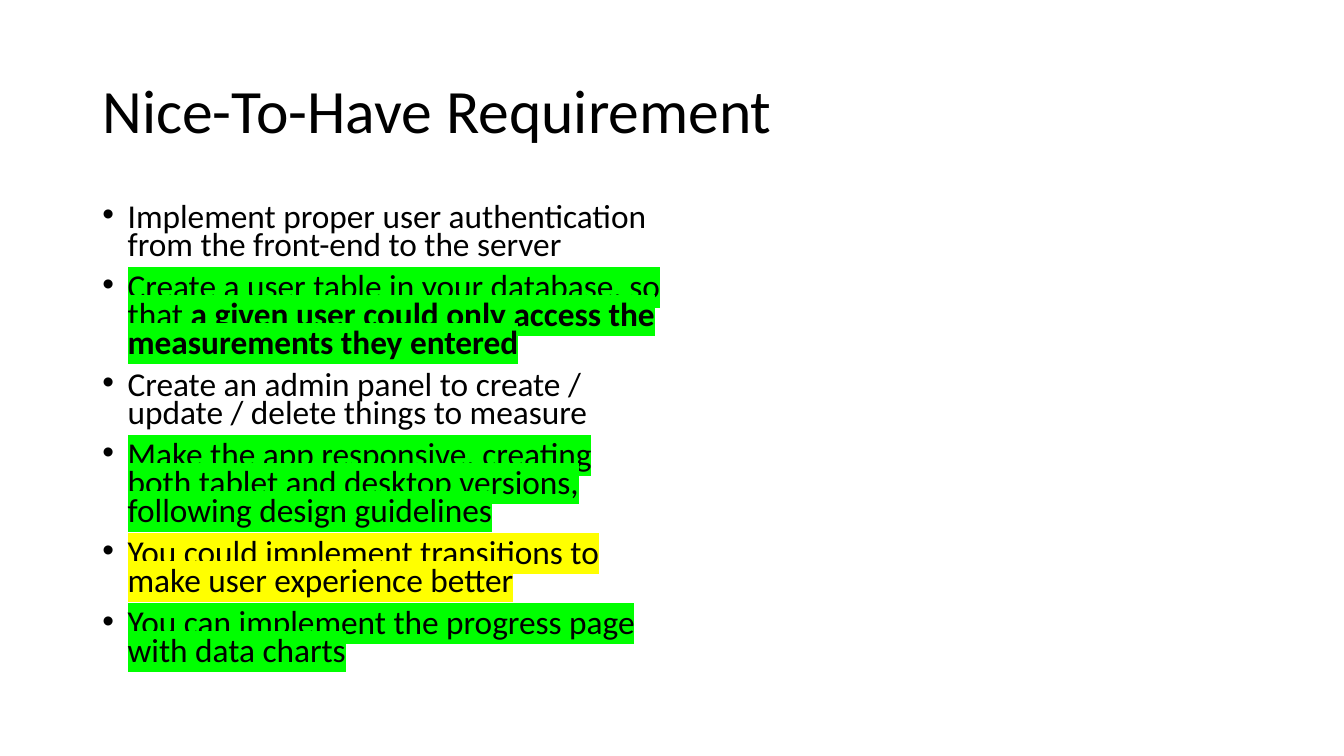
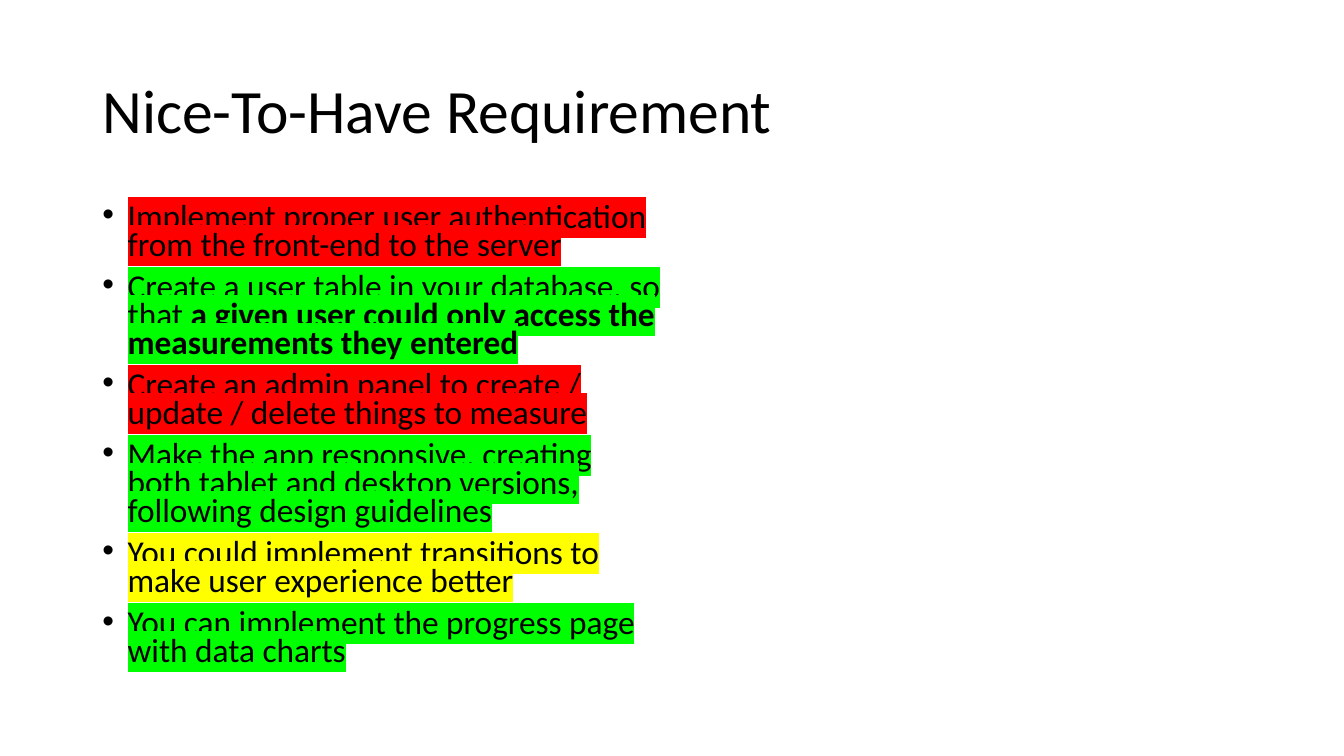
Before and after one commit to Kyle-Law/react-rails-tracker, a slide deck: slide 6 of docs/Portfolio Tracker Presentation.pptx (slide 8 before the commit). Drawn at 1344x756 pixels with LibreOffice and Linux fonts; fonts in the diff are those of the drawing. Boxes give left, top, right and bottom in pixels: in the first picture for what was removed or moved away, otherwise in the second. Text is boxed around its words. In the diff, an @@ line names an element or a change of style, - is before the commit and + after.

```diff
--- a/docs/Portfolio Tracker Presentation.pptx
+++ b/docs/Portfolio Tracker Presentation.pptx
@@ text at [128,205,646,430]: highlight none to #FF0000 in "Implement proper user authentication from the front-end ...", "Create an admin panel to create / ..." @@
```
Also in this commit, not shown: 1 slide added, 1 other file.
